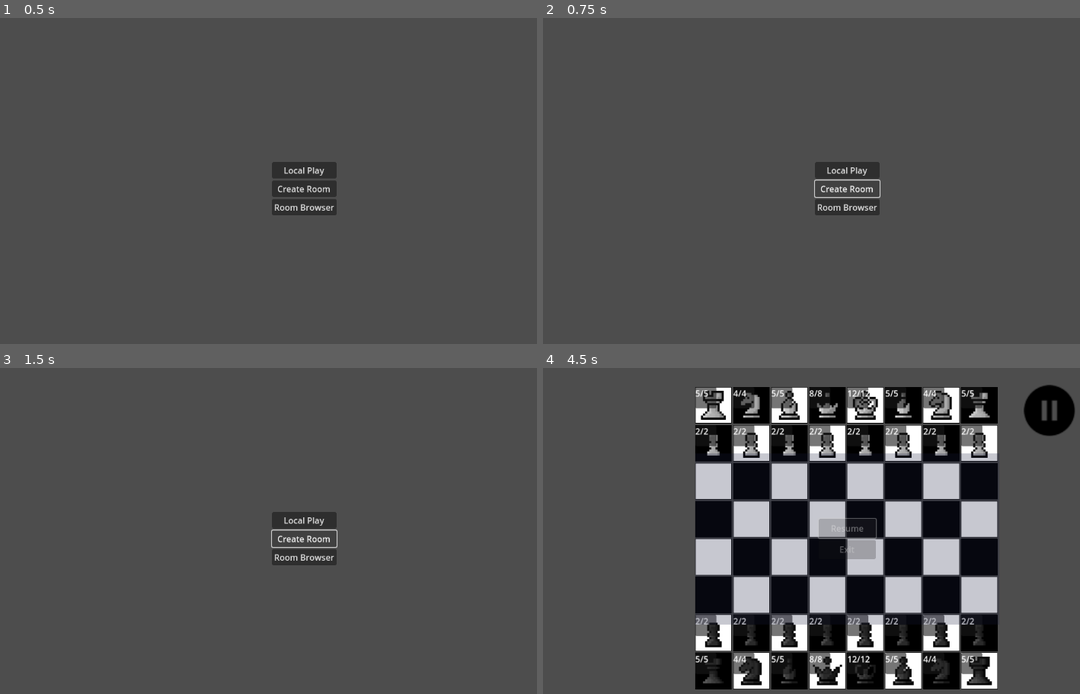
Above: before the commit, frames 1-4 (two rows, left to right).
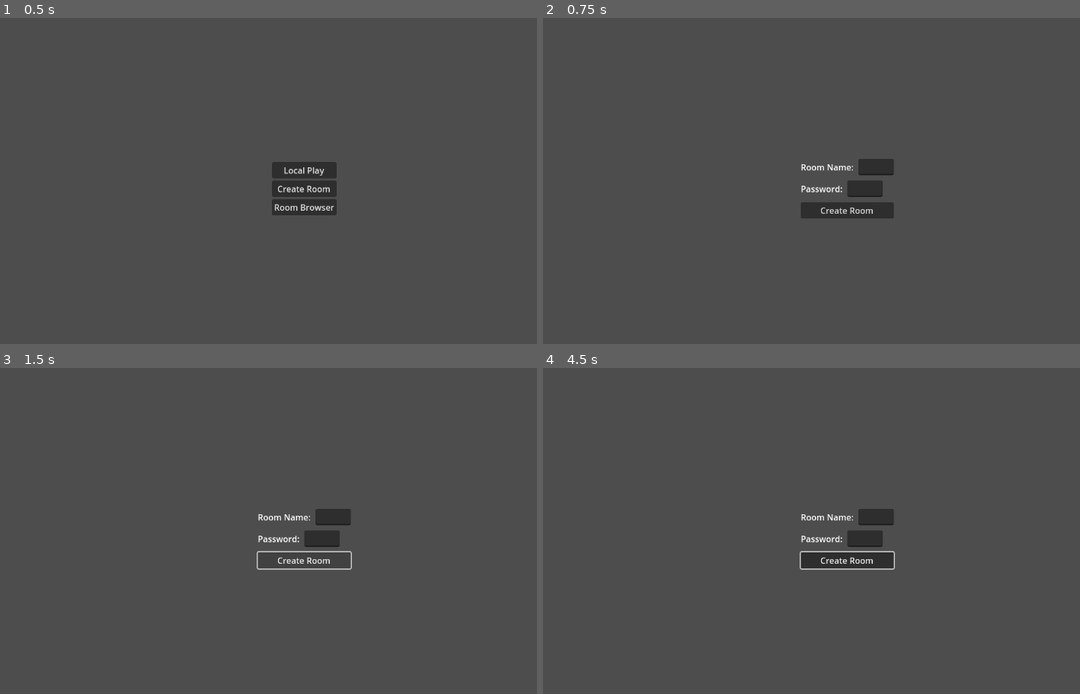
Above: after the commit, the same moments.

Repository: aiden10/chess2
Game: Godot game, scene res://scenes/pages/main_menu.tscn
Same seed, same stepped clock (60 frames per second), same inputs: the game is played once before the commit and once after it. This scene is started directly instead of the project's main scene.
Inputs (mouse positions are in pixels of both pictures, inside the frame that each line leads up to):
- Up to frame 1 (0.5 s): no input
- Up to frame 2 (0.75 s): click "Create Room" at 0.5 s
- Up to frame 3 (1.5 s): click "Create Room" at 1.25 s
- Up to frame 4 (4.5 s): click (849, 557) at 2 s, where only the run before the commit has a clickable "Room Browser"; click (849, 521) at 2.75 s, where only the run before the commit has a clickable "Local Play"; click (1047, 410) at 3.52 s; click (849, 527) at 4.25 s, where only the run before the commit has a clickable "Resume"

Frame 1 is identical in both runs. In frame 2, 1.6% of the frame differs, in the area x 48-66%, y 43-62%; in frame 3, 1.3%; in frame 4, 49%, in the area x 28-100%, y 5-99%.

Commit message:
some multiplayer logic

Diff:
--- a/globals/constants.gd
+++ b/globals/constants.gd
@@ -5,7 +5,8 @@
 const SPRITE_SIZE: float = 1.25
 const VALID_MOVE_TILE_COLOR = Color.AQUAMARINE
 const VALID_ATTACK_TILE_COLOR = Color.CRIMSON
-
+const SERVER_URL: String = ""
+const SOCKET_URL: String = ""
 ## Could make it so that healing/damage abilities have different colors
 const VALID_ABILITY_TILE_COLOR = Color.DARK_VIOLET
 
--- /dev/null
+++ b/globals/network_manager.gd
@@ -0,0 +1,87 @@
+extends Node
+
+signal connection_established(player_color: String)
+signal game_started
+signal state_updated(game_state: Dictionary, board_state: Dictionary)
+signal player_disconnected(message: String)
+signal connection_error(message: String)
+
+var socket: WebSocketPeer
+var is_connected := false
+var room_info: Dictionary
+
+## TODO
+func serialize_game_state() -> Dictionary:
+	return {}
+
+func serialize_board_state() -> Dictionary:
+	return {}
+
+func connect_to_room(room_name: String, password: String) -> void:
+	room_info = {
+		"room_name": room_name,
+		"password": password
+	}
+
+	socket = WebSocketPeer.new()
+	var err = socket.connect_to_url(Constants.SOCKET_URL)
+
+	if err != OK:
+		connection_error.emit("Failed to connect to server")
+		return
+
+	# Start processing socket state
+	set_process(true)
+
+func send_game_state(game_state: Dictionary, board_state: Dictionary) -> void:
+	if not is_connected:
+		return
+
+	var data = {
+		"type": "move",
+		"game_state": game_state,
+		"board_state": board_state
+	}
+	socket.send_string(JSON.stringify(data))
+
+func _process(_delta: float) -> void:
+	if not socket:
+		return
+
+	socket.poll()
+
+	var state = socket.get_ready_state()
+
+	match state:
+		WebSocketPeer.STATE_OPEN:
+			if not is_connected:
+				is_connected = true
+				# Send room info once connected
+				socket.send_string(JSON.stringify(room_info))
+
+			while socket.get_available_packet_count():
+				var packet = socket.get_packet()
+				var data = JSON.parse_string(packet.get_string_from_utf8())
+
+				match data["type"]:
+					"connected":
+						connection_established.emit(data["color"])
+						if data.has("game_state"):
+							state_updated.emit(data["game_state"], data["board_state"])
+
+					"game_start":
+						game_started.emit()
+						state_updated.emit(data["game_state"], {})
+
+					"state_update":
+						state_updated.emit(data["game_state"], data["board_state"])
+
+					"player_disconnected":
+						player_disconnected.emit(data["message"])
+
+					"error":
+						connection_error.emit(data["message"])
+
+		WebSocketPeer.STATE_CLOSED:
+			set_process(false)
+			connection_error.emit("Connection closed")
--- a/project.godot
+++ b/project.godot
@@ -22,6 +22,7 @@
 GameState="*res://states/game_state.gd"
 EventBus="*res://globals/event_bus.gd"
 AbilityInfo="*res://globals/ability_info.gd"
+NetworkManager="*res://globals/network_manager.gd"
 
 [dotnet]
 
--- a/scenes/board.tscn
+++ b/scenes/board.tscn
@@ -1,6 +1,6 @@
 [gd_scene load_steps=2 format=3 uid="uid://rsfxt6ecf6k3"]
 
-[ext_resource type="Script" path="res://scripts/ui/board.gd" id="1_46n6a"]
+[ext_resource type="Script" path="res://scripts/board/board.gd" id="1_46n6a"]
 
 [node name="Board" type="Node2D"]
 script = ExtResource("1_46n6a")
--- a/scenes/main.tscn
+++ b/scenes/main.tscn
@@ -5,9 +5,9 @@
 [ext_resource type="Script" path="res://globals/abilities.gd" id="2_lvmup"]
 [ext_resource type="Script" path="res://scripts/action_handler.gd" id="3_5vs0p"]
 [ext_resource type="PackedScene" uid="uid://donmyumd0j62i" path="res://scenes/ui/selected_piece_overlay.tscn" id="3_rm5m8"]
-[ext_resource type="Script" path="res://scripts/ui/selection_handler.gd" id="3_x27no"]
+[ext_resource type="Script" path="res://scripts/selection_handler.gd" id="3_x27no"]
 [ext_resource type="Script" path="res://scripts/turn_handler.gd" id="4_l87k6"]
-[ext_resource type="PackedScene" uid="uid://cytev3yefb6ei" path="res://scenes/win_screen.tscn" id="5_gshcx"]
+[ext_resource type="PackedScene" uid="uid://cytev3yefb6ei" path="res://scenes/pages/win_screen.tscn" id="5_gshcx"]
 [ext_resource type="Script" path="res://scripts/ui/pause_button.gd" id="9_2afq2"]
 [ext_resource type="PackedScene" uid="uid://dodpfgw1dbxr1" path="res://scenes/ui/pause_menu.tscn" id="10_6mehg"]
 
--- /dev/null
+++ b/scenes/multiplayer.tscn
@@ -0,0 +1,45 @@
+[gd_scene load_steps=11 format=3 uid="uid://dinr17jyi4vd5"]
+
+[ext_resource type="Script" path="res://scripts/multiplayer_main.gd" id="1_wie2d"]
+[ext_resource type="Script" path="res://globals/abilities.gd" id="2_ba2iw"]
+[ext_resource type="Script" path="res://scripts/action_handler.gd" id="3_h6x20"]
+[ext_resource type="Script" path="res://scripts/turn_handler.gd" id="4_gvk80"]
+[ext_resource type="PackedScene" uid="uid://cytev3yefb6ei" path="res://scenes/pages/win_screen.tscn" id="5_byt5f"]
+[ext_resource type="PackedScene" uid="uid://rsfxt6ecf6k3" path="res://scenes/board.tscn" id="6_03yrp"]
+[ext_resource type="Script" path="res://scripts/selection_handler.gd" id="7_l5q6m"]
+[ext_resource type="PackedScene" uid="uid://donmyumd0j62i" path="res://scenes/ui/selected_piece_overlay.tscn" id="8_gtc7t"]
+[ext_resource type="Script" path="res://scripts/ui/pause_button.gd" id="9_far4u"]
+[ext_resource type="PackedScene" uid="uid://dodpfgw1dbxr1" path="res://scenes/ui/pause_menu.tscn" id="10_tuq53"]
+
+[node name="Main" type="Node2D"]
+script = ExtResource("1_wie2d")
+
+[node name="AbilitiesLoader" type="Node" parent="."]
+script = ExtResource("2_ba2iw")
+
+[node name="ActionHandler" type="Node" parent="."]
+script = ExtResource("3_h6x20")
+
+[node name="TurnHandler" type="Node" parent="."]
+script = ExtResource("4_gvk80")
+win_screen_scene = ExtResource("5_byt5f")
+
+[node name="Board" parent="." instance=ExtResource("6_03yrp")]
+
+[node name="SelectionHandler" type="Node" parent="Board"]
+script = ExtResource("7_l5q6m")
+
+[node name="SelectedPieceOverlay" parent="." instance=ExtResource("8_gtc7t")]
+
+[node name="PauseButton" type="TextureButton" parent="."]
+custom_minimum_size = Vector2(10, 10)
+anchors_preset = 1
+anchor_left = 1.0
+anchor_right = 1.0
+offset_left = -10.0
+offset_bottom = 10.0
+grow_horizontal = 0
+stretch_mode = 4
+script = ExtResource("9_far4u")
+paused_scene = ExtResource("10_tuq53")
+target_size = Vector2(32, 32)
--- a/scenes/pages/create_room.tscn
+++ b/scenes/pages/create_room.tscn
@@ -1,9 +1,43 @@
-[gd_scene format=3 uid="uid://c6c0g4f6b27ck"]
+[gd_scene load_steps=3 format=3 uid="uid://c6c0g4f6b27ck"]
 
-[node name="CreateRoom" type="Control"]
-layout_mode = 3
+[ext_resource type="Script" path="res://scripts/ui/pages/create_room.gd" id="1_pf2nh"]
+[ext_resource type="PackedScene" uid="uid://dinr17jyi4vd5" path="res://scenes/multiplayer.tscn" id="2_h8so6"]
+
+[node name="CreateRoom" type="CenterContainer"]
 anchors_preset = 15
 anchor_right = 1.0
 anchor_bottom = 1.0
 grow_horizontal = 2
 grow_vertical = 2
+script = ExtResource("1_pf2nh")
+multiplayer_scene = ExtResource("2_h8so6")
+
+[node name="VBoxContainer" type="VBoxContainer" parent="."]
+layout_mode = 2
+theme_override_constants/separation = 10
+
+[node name="HBoxContainer" type="HBoxContainer" parent="VBoxContainer"]
+layout_mode = 2
+
+[node name="Room" type="Label" parent="VBoxContainer/HBoxContainer"]
+layout_mode = 2
+text = "Room Name: "
+
+[node name="RoomNameField" type="LineEdit" parent="VBoxContainer/HBoxContainer"]
+layout_mode = 2
+expand_to_text_length = true
+
+[node name="HBoxContainer2" type="HBoxContainer" parent="VBoxContainer"]
+layout_mode = 2
+
+[node name="Password" type="Label" parent="VBoxContainer/HBoxContainer2"]
+layout_mode = 2
+text = "Password: "
+
+[node name="PasswordField" type="LineEdit" parent="VBoxContainer/HBoxContainer2"]
+layout_mode = 2
+expand_to_text_length = true
+
+[node name="CreateRoomButton" type="Button" parent="VBoxContainer"]
+layout_mode = 2
+text = "Create Room"
--- a/scenes/pages/main_menu.tscn
+++ b/scenes/pages/main_menu.tscn
@@ -1,6 +1,9 @@
-[gd_scene load_steps=2 format=3 uid="uid://ygopmyhooym2"]
+[gd_scene load_steps=5 format=3 uid="uid://ygopmyhooym2"]
 
 [ext_resource type="Script" path="res://scripts/ui/pages/main_menu.gd" id="1_usa2l"]
+[ext_resource type="PackedScene" uid="uid://bkvixb8dba1jj" path="res://scenes/main.tscn" id="2_g3cc4"]
+[ext_resource type="PackedScene" uid="uid://c6c0g4f6b27ck" path="res://scenes/pages/create_room.tscn" id="3_yu5oc"]
+[ext_resource type="PackedScene" uid="uid://bucllqgfuprtc" path="res://scenes/pages/room_browser.tscn" id="4_lhetr"]
 
 [node name="MainMenu" type="CenterContainer"]
 anchors_preset = 15
@@ -9,6 +12,9 @@
 grow_horizontal = 2
 grow_vertical = 2
 script = ExtResource("1_usa2l")
+local_play_scene = ExtResource("2_g3cc4")
+create_room_scene = ExtResource("3_yu5oc")
+browser_scene = ExtResource("4_lhetr")
 
 [node name="VBoxContainer" type="VBoxContainer" parent="."]
 layout_mode = 2
--- a/scenes/tile.tscn
+++ b/scenes/tile.tscn
@@ -1,6 +1,6 @@
 [gd_scene load_steps=2 format=3 uid="uid://ps2aq833sy17"]
 
-[ext_resource type="Script" path="res://scripts/ui/tile.gd" id="1_g7mvt"]
+[ext_resource type="Script" path="res://scripts/board/tile.gd" id="1_g7mvt"]
 
 [node name="Tile" type="Node2D"]
 script = ExtResource("1_g7mvt")
--- a/scripts/action_handler.gd
+++ b/scripts/action_handler.gd
@@ -6,6 +6,11 @@
 ## [other_piece]: the board value at the position that was clicked
 ## [row], [col]: the x and y position of the clicked tile
 func selection_handler(other_piece: Piece, row: int, col: int) -> void:
+	## Can't select other pieces in multiplayer to keep it simple
+	if GameState.is_multiplayer and other_piece:
+		if other_piece.color != GameState.selected_piece.color:
+			return
+
 	## Check if ability used
 	if GameState.selected_ability and GameState.selected_piece and GameState.selected_piece.color == GameState.turn:
 		if Vector2i(row, col) in GameState.selected_ability.valid_tiles():
--- a/scripts/main.gd
+++ b/scripts/main.gd
@@ -5,3 +5,4 @@
 func _ready() -> void:
 	BoardFunctions.populate_board()
 	boardNode.initialize()
+	GameState.is_multiplayer = false
--- /dev/null
+++ b/scripts/multiplayer_main.gd
@@ -0,0 +1,29 @@
+extends Node
+
+@onready var boardNode = $Board
+
+func _ready() -> void:
+	BoardFunctions.populate_board()
+	boardNode.initialize()
+	NetworkManager.state_updated.connect(_on_state_updated)
+	NetworkManager.game_started.connect(_on_game_started)
+	NetworkManager.player_disconnected.connect(_on_player_disconnected)
+	EventBus.piece_selected.connect(_selection_made)
+	GameState.is_multiplayer = true
+
+## When the other player does something
+func _on_state_updated(game_state: Dictionary, board_state: Dictionary) -> void:
+	GameState.current_turn = game_state["current_turn"]
+	EventBus.piece_selected.emit()
+
+func _on_game_started() -> void:
+	pass
+
+func _on_player_disconnected(message: String) -> void:
+	pass
+
+## When you do something
+func _selection_made() -> void:
+	var game_state = NetworkManager.serialize_game_state()
+	var board_state = NetworkManager.serialize_board_state()
+	NetworkManager.send_game_state(game_state, board_state)
--- /dev/null
+++ b/scripts/ui/pages/create_room.gd
@@ -0,0 +1,41 @@
+extends CenterContainer
+
+@onready var create_room_button: Button = $VBoxContainer/CreateRoomButton
+@onready var room_field: LineEdit = $VBoxContainer/HBoxContainer/RoomNameField
+@onready var password_field: LineEdit = $VBoxContainer/HBoxContainer2/PasswordField
+@export var multiplayer_scene: PackedScene
+
+func _ready() -> void:
+	create_room_button.pressed.connect(_create_room)
+	NetworkManager.connection_established.connect(_on_connection_established)
+	NetworkManager.connection_error.connect(_on_connection_error)
+
+func _load_multiplayer() -> void:
+	get_tree().paused = false
+
+	# Load and instance the new game scene first
+	var new_game = multiplayer_scene.instantiate()
+
+	# Get the root node
+	var root = get_tree().root
+
+	# Add the new game scene
+	root.add_child(new_game)
+
+	# Update current_scene reference
+	get_tree().current_scene = new_game
+
+	# Clean up the menu scene last
+	queue_free()
+
+func _create_room() -> void:
+	var room_name = room_field.text
+	var password = password_field.text
+	NetworkManager.connect_to_room(room_name, password)
+
+func _on_connection_established(player_color: String) -> void:
+	print("Connected as ", player_color)
+	_load_multiplayer()
+
+func _on_connection_error(message: String) -> void:
+	print("Connection error: ", message)
--- a/scripts/ui/pages/main_menu.gd
+++ b/scripts/ui/pages/main_menu.gd
@@ -3,31 +3,19 @@
 @onready var local_play_button: Button = $VBoxContainer/LocalPlayButton
 @onready var create_room_button: Button = $VBoxContainer/CreateRoomButton
 @onready var browser_button: Button = $VBoxContainer/BrowserButton
+@export var local_play_scene: PackedScene
+@export var create_room_scene: PackedScene
+@export var browser_scene: PackedScene
 
 func _ready() -> void:
-	local_play_button.pressed.connect(initialize_local_play_scene)
-	create_room_button.pressed.connect(initialize_create_room_scene)
-	browser_button.pressed.connect(initialize_browser_scene)
+	local_play_button.pressed.connect(func(): switch_scene(local_play_scene))
+	create_room_button.pressed.connect(func(): switch_scene(create_room_scene))
+	browser_button.pressed.connect(func(): switch_scene(browser_scene))
 
-func initialize_local_play_scene() -> void:
+func switch_scene(scene: PackedScene) -> void:
 	get_tree().paused = false
-
-	# Load and instance the new game scene first
-	var new_game = load("res://scenes/main.tscn").instantiate()
-
-	# Get the root node
+	var new_scene = scene.instantiate()
 	var root = get_tree().root
-
-	# Add the new game scene
-	root.add_child(new_game)
-
-	# Update current_scene reference
-	get_tree().current_scene = new_game
-
-	# Clean up the menu scene last
+	root.add_child(new_scene)
+	get_tree().current_scene = new_scene
 	queue_free()
-
-func initialize_create_room_scene() -> void:
-	pass
-func initialize_browser_scene() -> void:
-	pass
--- a/states/game_state.gd
+++ b/states/game_state.gd
@@ -4,3 +4,4 @@
 var selected_ability: Ability
 var turn: int = 0
 var winner: String
+var is_multiplayer: bool
Not shown, changed: notes.txt
Renamed: scenes/win_screen.tscn -> scenes/pages/win_screen.tscn
Renamed: scripts/ui/board.gd -> scripts/board/board.gd
Renamed: scripts/ui/tile.gd -> scripts/board/tile.gd
Renamed: scripts/ui/selection_handler.gd -> scripts/selection_handler.gd
Not shown, changed: todo.txt
